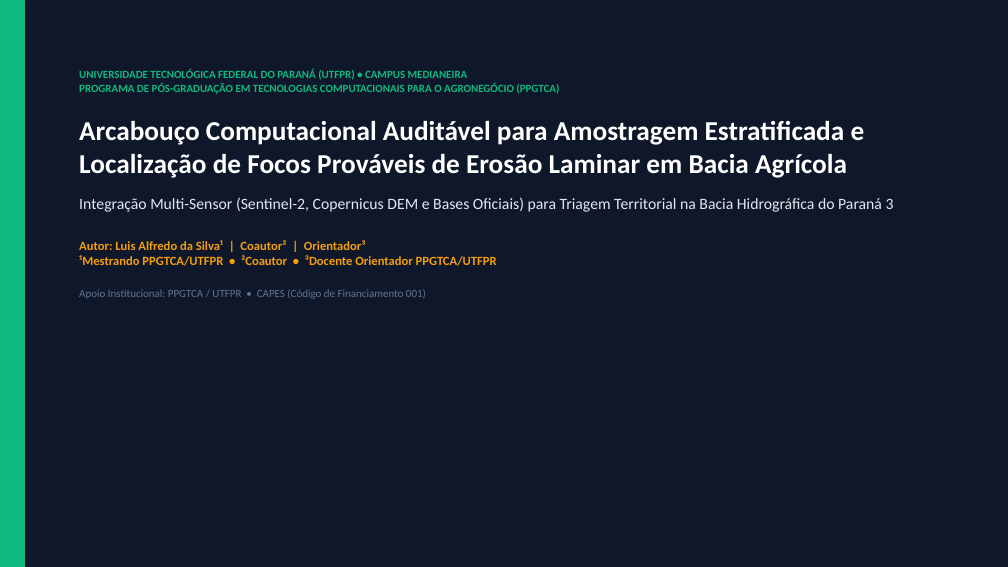
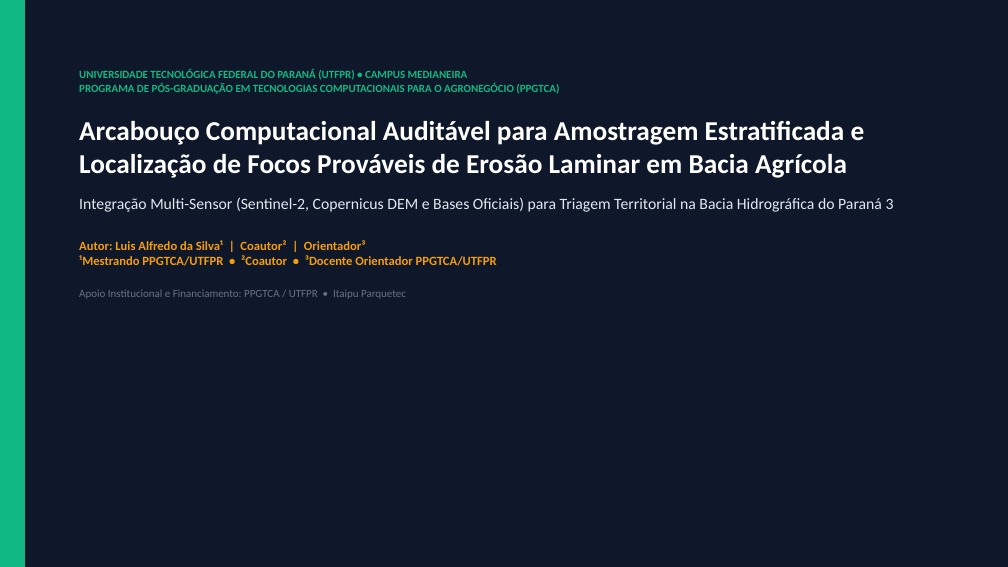
Before and after one commit to RedZardoz/localizador-erosao-v02, a slide deck: slide 1 of Apresentacao_Simposio_7min_SAREL.pptx. Drawn at 1008x567 pixels with LibreOffice and Linux fonts; fonts in the diff are those of the drawing. Boxes give left, top, right and bottom in pixels: in the first picture for what was removed or moved away, otherwise in the second. Text is boxed around its words. In the diff, an @@ line names an element or a change of style, - is before the commit and + after.

Commit message:
fix(institucional): remove referencias a CAPES e define Itaipu Parquetec como entidade financiadora em todo o sistema e apresentacoes

```diff
--- a/Apresentacao_Simposio_7min_SAREL.pptx
+++ b/Apresentacao_Simposio_7min_SAREL.pptx
@@ text at box(79, 289, 406, 299): text changed @@
-Apoio Institucional: PPGTCA / UTFPR • CAPES (Código de Financiamento 001)
+Apoio Institucional e Financiamento: PPGTCA / UTFPR • Itaipu Parquetec
```
Also in this commit, not shown: 7 other slides changed, 7 other files.
